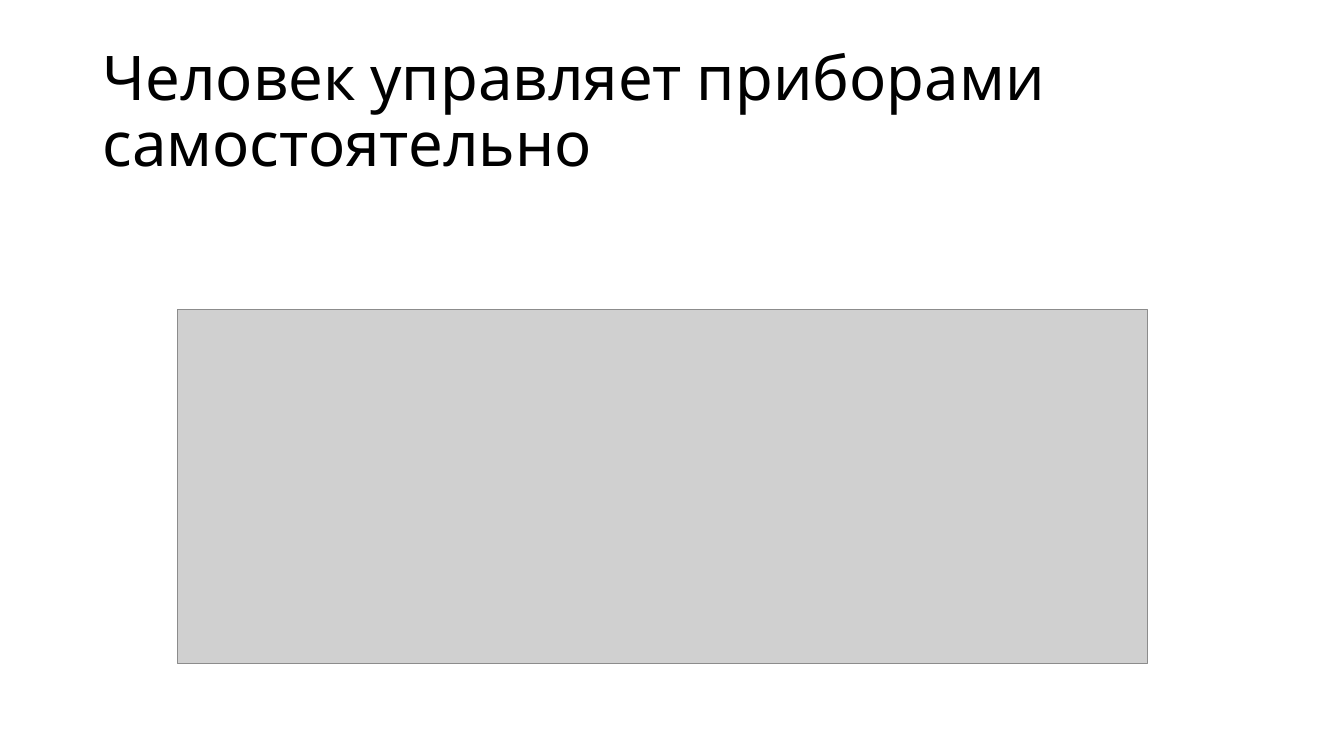
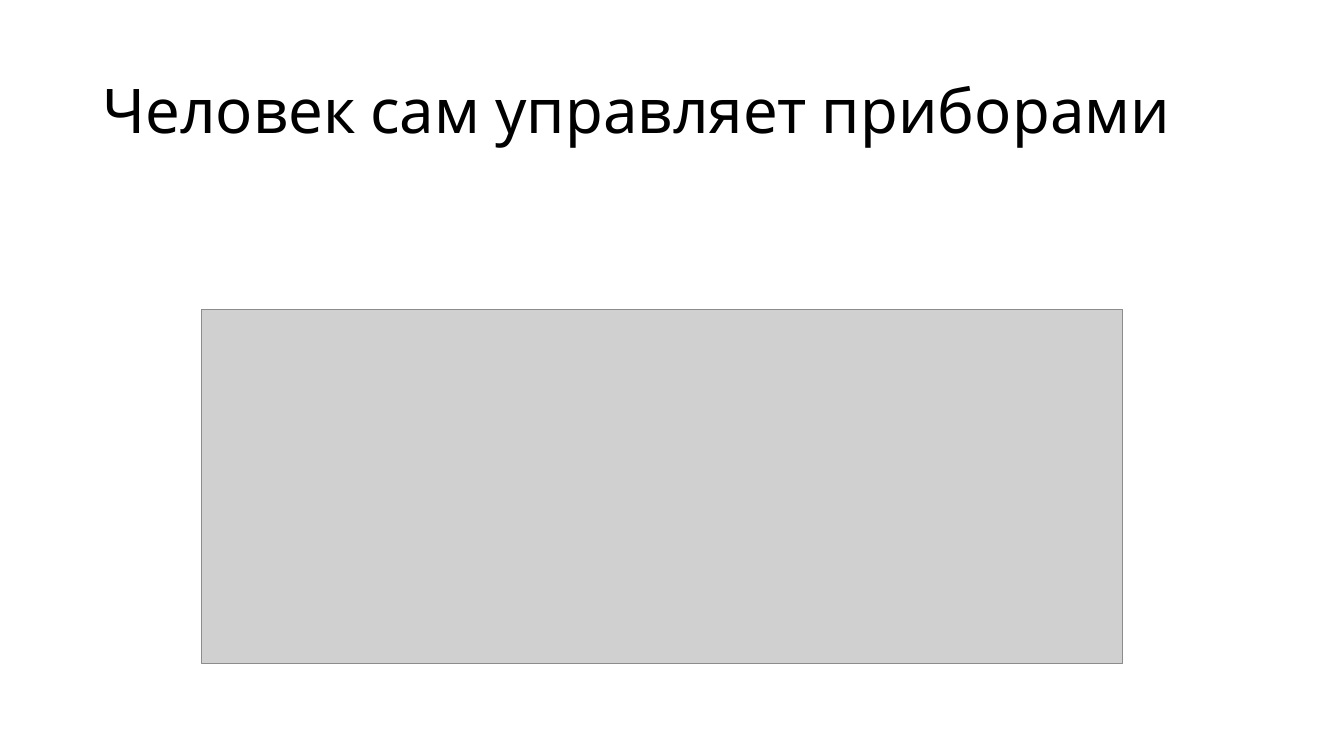
Before and after one commit to alexey-malov/ood, a slide deck: slide 3 of lectures/02.observer/observer.pptx. Drawn at 1344x756 pixels with LibreOffice and Linux fonts; fonts in the diff are those of the drawing; grey boxes stand for pictures. Boxes give left, top, right and bottom in pixels: in the first picture for what was removed or moved away, otherwise in the second. Text is boxed around its words. In the diff, an @@ line names an element or a change of style, - is before the commit and + after.

```diff
--- a/lectures/02.observer/observer.pptx
+++ b/lectures/02.observer/observer.pptx
@@ title at box(102, 86, 1170, 148): text changed @@
-Человек управляет приборами самостоятельно
+Человек сам управляет приборами
@@ picture: place and size @@
-picture at box(177, 310, 1147, 663)
+picture at box(202, 310, 1123, 663)
```
Also in this commit, not shown: 17 other slides changed, 2 slides added, 2 slides removed, 2 other files.
